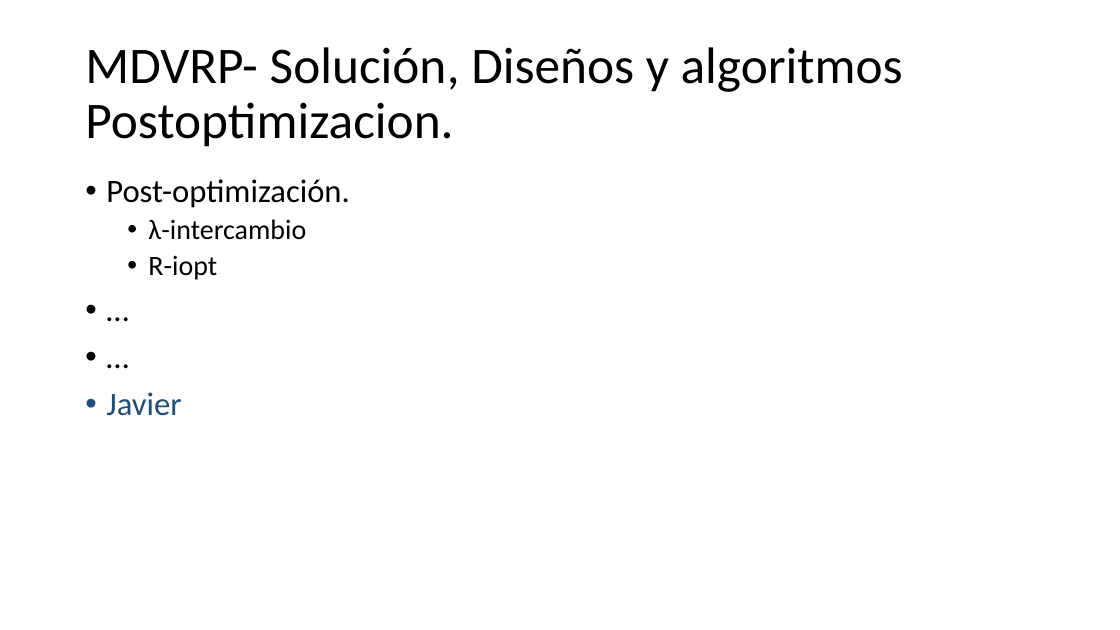
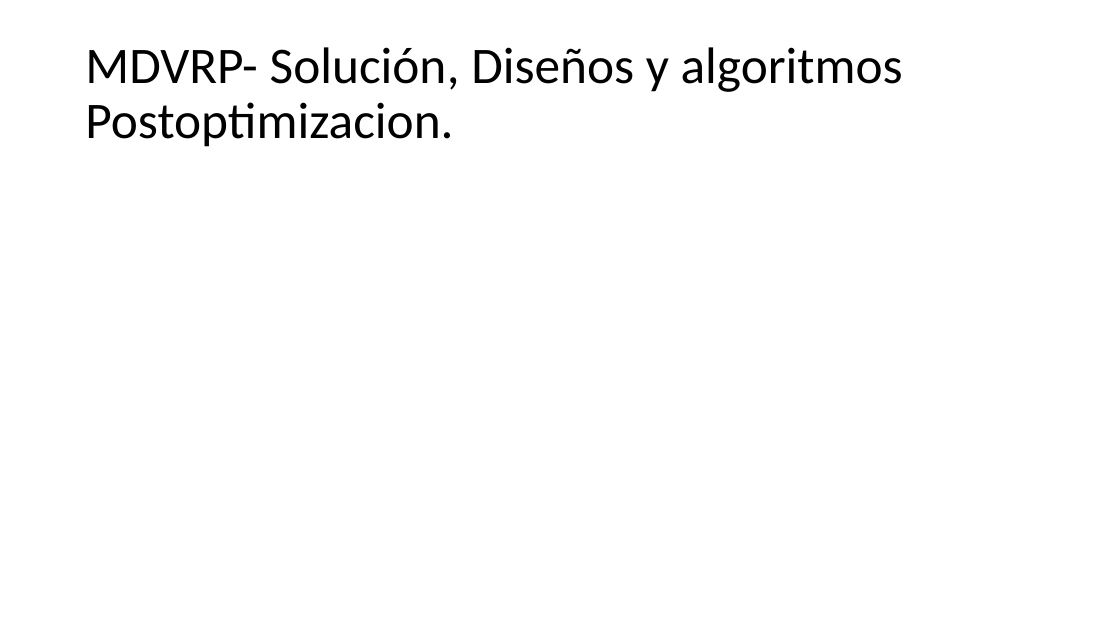
Before and after one commit to urubusale/proyvrp, a slide deck: slide 12 of Version/Documentación/MDVRP.pptx. Drawn at 1120x630 pixels with LibreOffice and Linux fonts; fonts in the diff are those of the drawing; grey boxes stand for pictures. Boxes give left, top, right and bottom in pixels: in the first picture for what was removed or moved away, otherwise in the second. Text is boxed around its words. In the diff, an @@ line names an element or a change of style, - is before the commit and + after.

```diff
--- a/Version/Documentación/MDVRP.pptx
+++ b/Version/Documentación/MDVRP.pptx
@@ text removed at box(106, 179, 349, 416) @@
-• Post-optimización.
-  • λ-intercambio
-  • R-iopt
-• …
-• …
-• Javier
```
